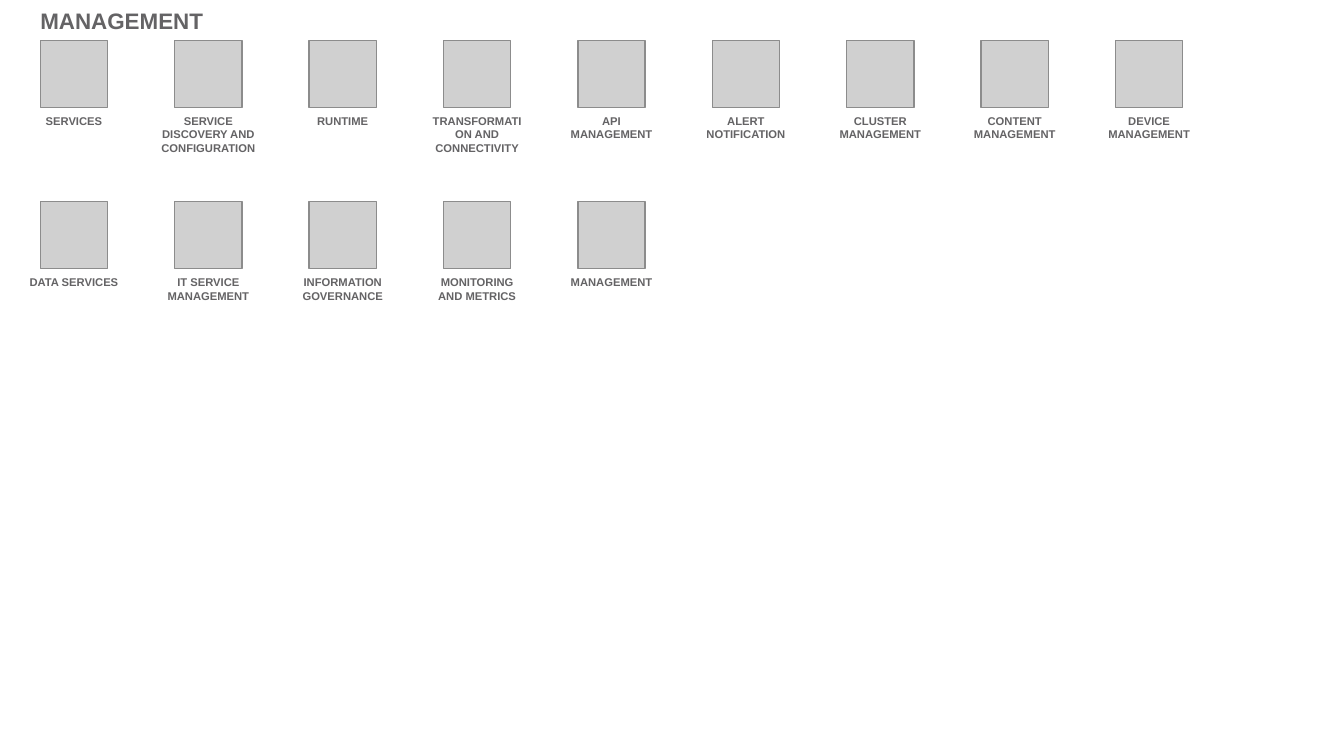
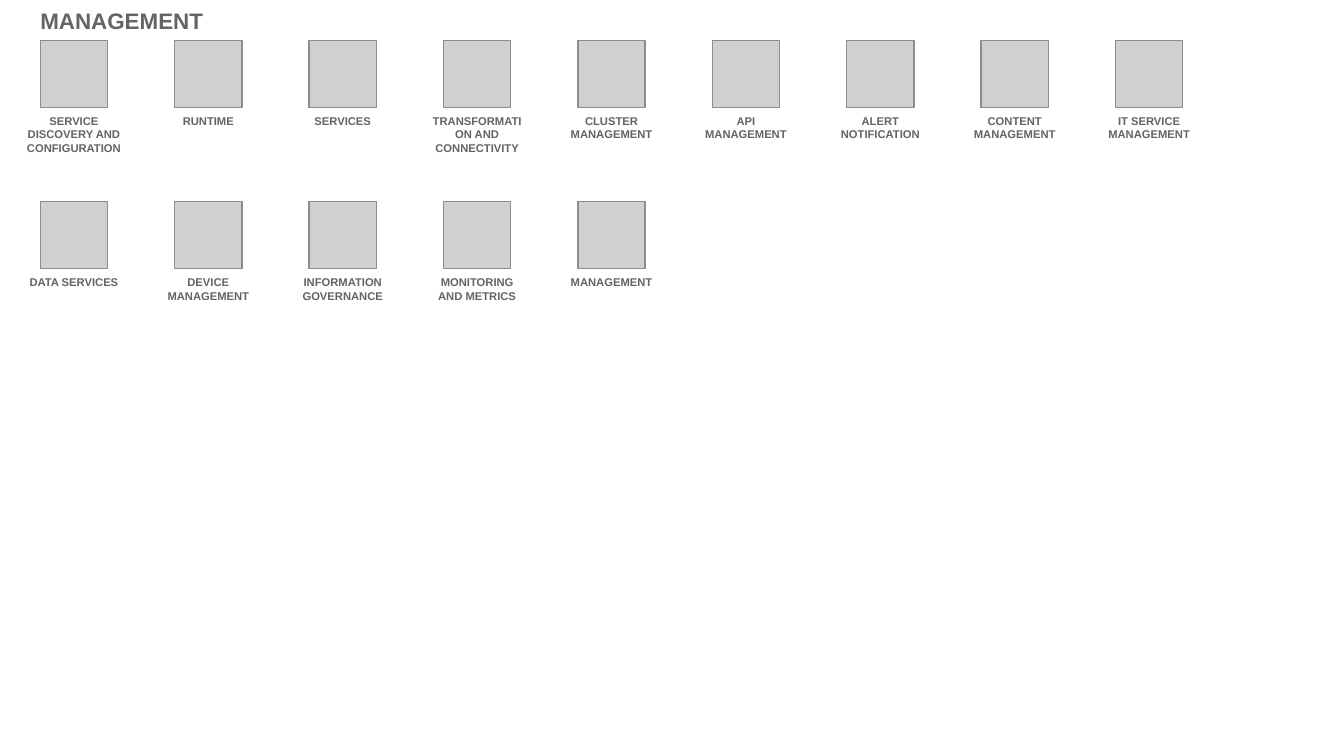
Before and after one commit to l2fprod/myarchitecture, a slide deck: slide 19 of mycatalog-architecture-diagram-template.pptx. Drawn at 1344x756 pixels with LibreOffice and Linux fonts; fonts in the diff are those of the drawing; grey boxes stand for pictures. Boxes give left, top, right and bottom in pixels: in the first picture for what was removed or moved away, otherwise in the second. Text is boxed around its words. In the diff, an @@ line names an element or a change of style, - is before the commit and + after.

```diff
--- a/mycatalog-architecture-diagram-template.pptx
+++ b/mycatalog-architecture-diagram-template.pptx
@@ text "SERVICE DISCOVERY AND CONFIGURATION": place and size @@
-text "SERVICE DISCOVERY AND CONFIGURATION" at (161,117,255,152)
+text "SERVICE DISCOVERY AND CONFIGURATION" at (27,117,121,152)
@@ text "RUNTIME": place and size @@
-text "RUNTIME" at (317,117,368,125)
+text "RUNTIME" at (183,117,234,125)
@@ text "SERVICES": place and size @@
-text "SERVICES" at (46,117,102,125)
+text "SERVICES" at (314,117,370,125)
@@ text at (571,117,653,138): text changed @@
-API MANAGEMENT
+CLUSTER MANAGEMENT
@@ text at (705,117,787,138): text changed @@
-CLUSTER MANAGEMENT
+API MANAGEMENT
@@ text "ALERT NOTIFICATION": place and size @@
-text "ALERT NOTIFICATION" at (706,117,785,138)
+text "ALERT NOTIFICATION" at (841,117,920,138)
@@ text at (1108,117,1190,138): text changed @@
-DEVICE MANAGEMENT
+IT SERVICE MANAGEMENT
@@ text at (168,278,250,300): text changed @@
-IT SERVICE MANAGEMENT
+DEVICE MANAGEMENT
```
Also in this commit, not shown: 13 other slides changed.
